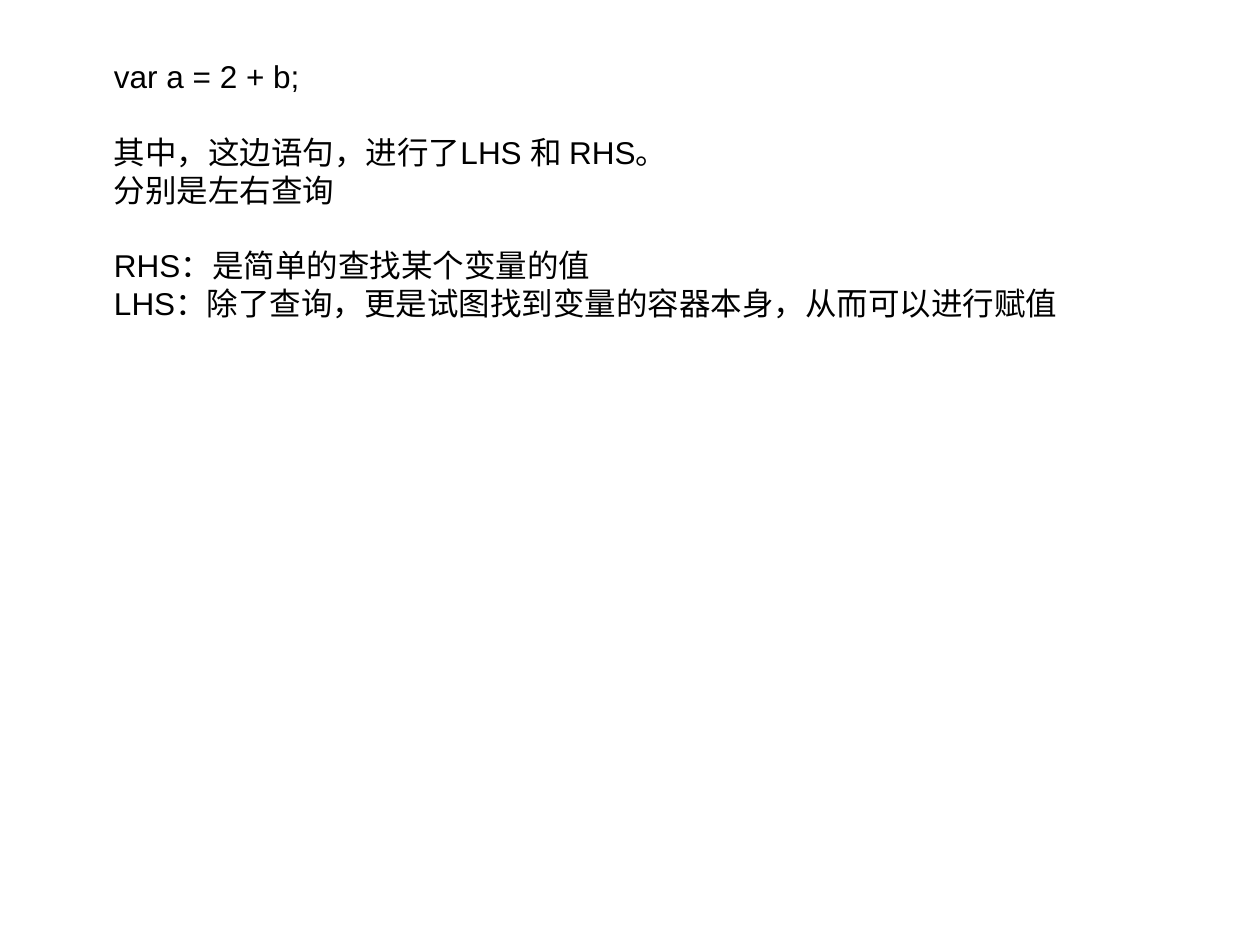
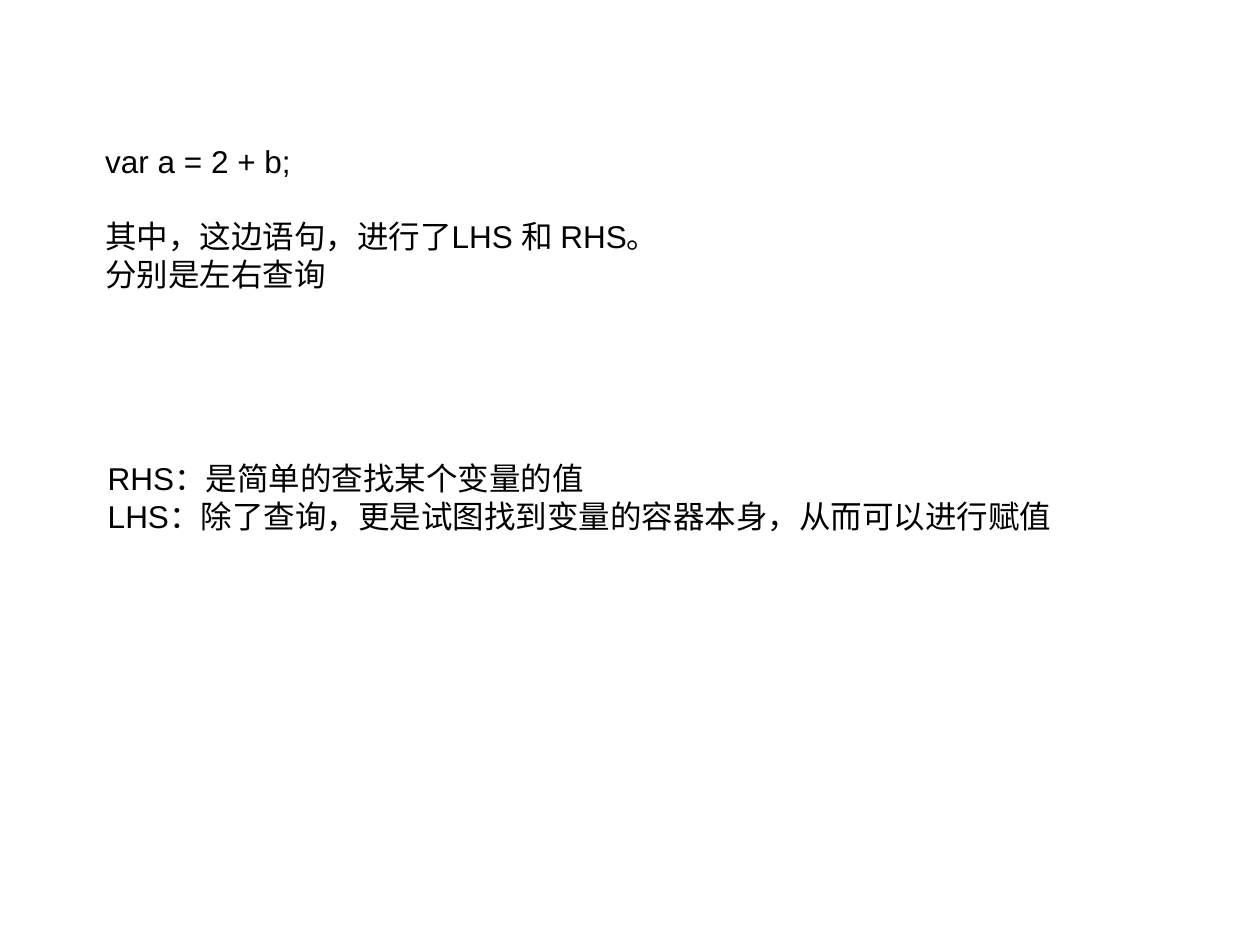
Before and after one commit to linfenpan/flamingo, a slide deck: slide 5 of share/脚本执行的3兄弟.ppt (slide 4 before the commit). Drawn at 1260x945 pixels with LibreOffice and Linux fonts; fonts in the diff are those of the drawing. Boxes give left, top, right and bottom in pixels: in the first picture for what was removed or moved away, otherwise in the second. Text is boxed around its words. In the diff, an @@ line names an element or a change of style, - is before the commit and + after.

```diff
--- a/share/脚本执行的3兄弟.ppt
+++ b/share/脚本执行的3兄弟.ppt
@@ text at [114, 65, 667, 205]: paragraphs removed @@
-var a = 2 + b;
-其中，这边语句，进行了LHS 和 RHS。
-分别是左右查询
@@ text added at [105, 150, 658, 289], 18 pt, text #000000 @@
+var a = 2 + b;
+其中，这边语句，进行了LHS 和 RHS。
+分别是左右查询
@@ text "RHS：是简单的查找某个变量的值": place and size @@
-text "RHS：是简单的查找某个变量的值" at [114, 65, 1057, 318]
+text "RHS：是简单的查找某个变量的值" at [108, 465, 1051, 531]
```
Also in this commit, not shown: 8 other slides changed, 1 slide added, 5 slides removed, 23 other files.
